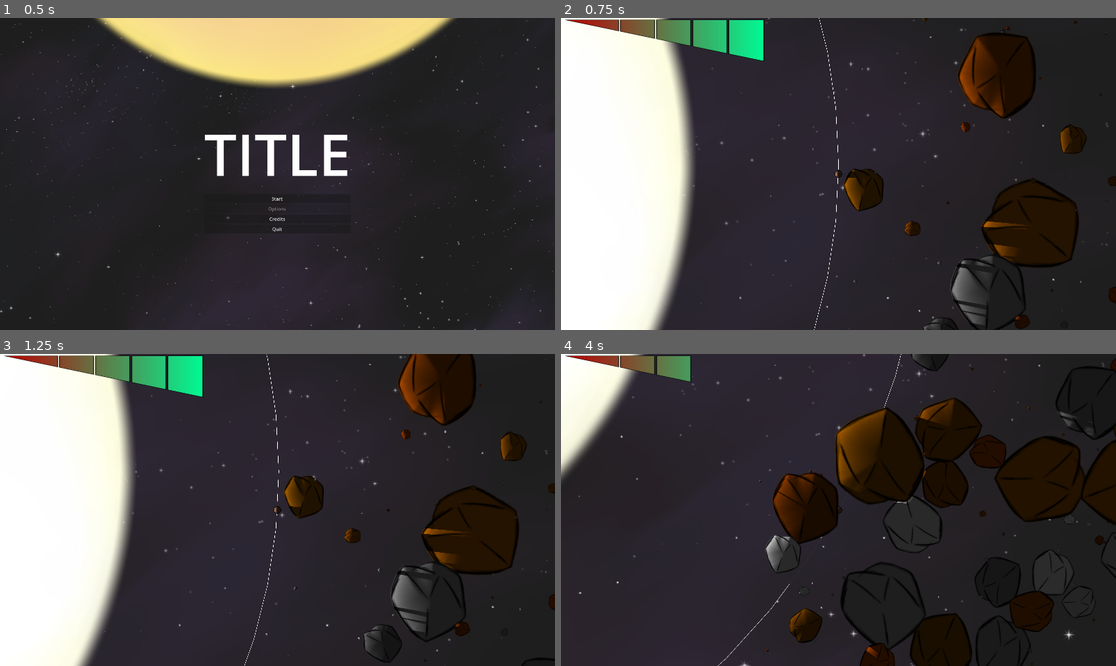
Above: before the commit, frames 1-4 (two rows, left to right).
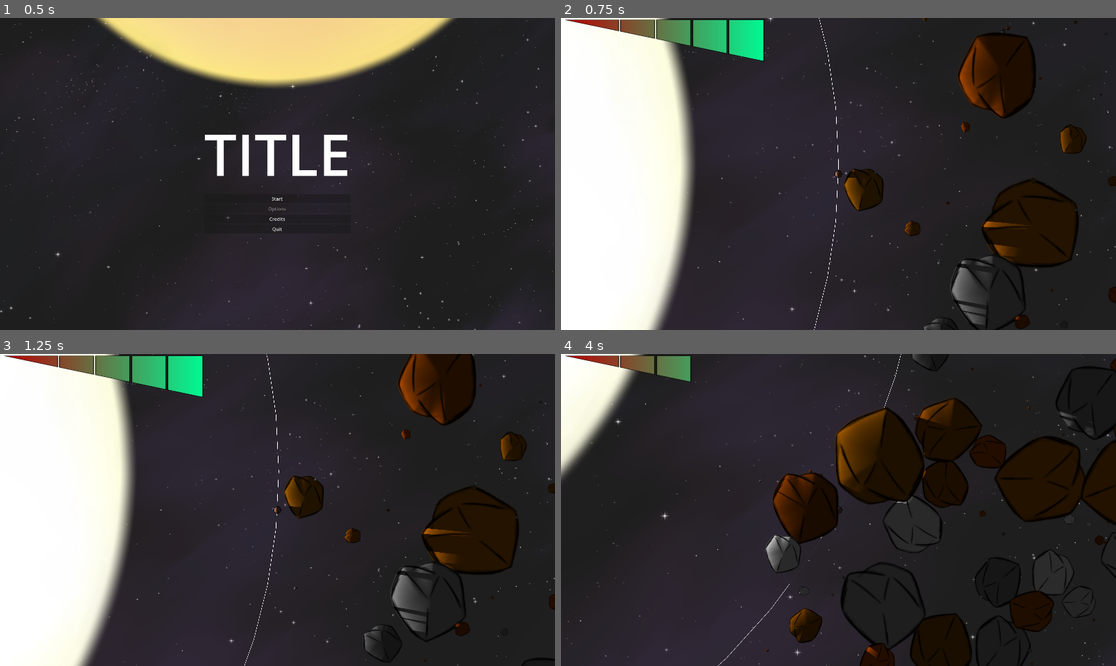
Above: after the commit, the same moments.

Repository: Aroweeri/gmtk2025
Game: Godot game, scene res://scenes/MainMenu.tscn
The game is run twice, just before and just after one commit, with the same random seed, the same clock (stepped at 60 frames per second) and the same inputs.
Inputs:
- Up to frame 1 (0.5 s): no input
- Up to frame 2 (0.75 s): click "Start" at 0.5 s
- Up to frame 3 (1.25 s): no input
- Up to frame 4 (4 s): hold Up (ui_up) 1.28-2.03 s; hold Space (boost) 1.28-2.03 s; hold Down (ui_down) 2.03-2.78 s; tap Shift (slow) at 2.1, 3.6 s; hold Space (boost) 2.78-3.53 s; hold Up (ui_up) from 2.78 s (still down)

Frame 1 is identical in both runs. In frame 2, 0.3% of the frame differs, in the area x 19-100%, y 0-99%; in frame 3, 0.3%; in frame 4, 0.4%, in the area x 1-100%, y 0-100%.

Commit message:
Scale down background, can eat bigger asteroids.

Diff:
--- a/scenes/Main.tscn
+++ b/scenes/Main.tscn
@@ -101,14 +101,14 @@
 shape = SubResource("CircleShape2D_0bbpv")
 
 [node name="Parallax2D" type="Parallax2D" parent="."]
-scroll_scale = Vector2(0.3, 0.3)
+scroll_scale = Vector2(0.15, 0.15)
 scroll_offset = Vector2(715, 209)
 
 [node name="Sprite2D" type="Sprite2D" parent="Parallax2D"]
 light_mask = 0
 z_index = -2
 material = SubResource("CanvasItemMaterial_q8u5g")
-scale = Vector2(14, 14)
+scale = Vector2(8, 8)
 texture = ExtResource("7_q8u5g")
 
 [node name="CanvasLayer" type="CanvasLayer" parent="."]
--- a/scripts/player.gd
+++ b/scripts/player.gd
@@ -18,7 +18,7 @@
 	return sqrt(mass/PI)
 
 func _area_on_body_entered(body):
-	if(body.size <= size/2.0):
+	if(body.size <= size/1.5):
 		#print("My Mass %f + Their Mass %f = %f" % [size_to_mass(size), size_to_mass(body.size), (size_to_mass(size)+ size_to_mass(body.size))])
 		#absorb
 		var bodyMass = size_to_mass(body.size)
